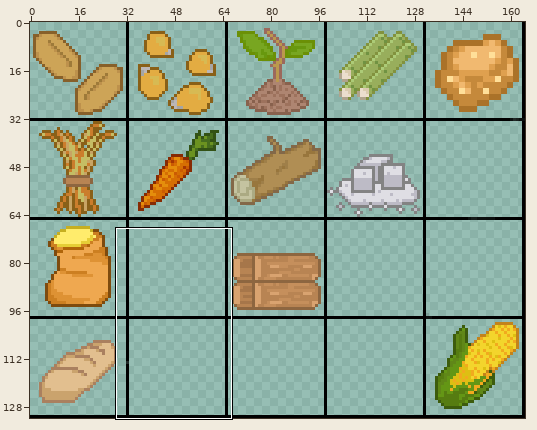
Two versions of one sprite sheet, BaseBuilder/Content/materials.png. The picture above shows the old version from afar; the outline marks the close-up.
Close-up. As it was:
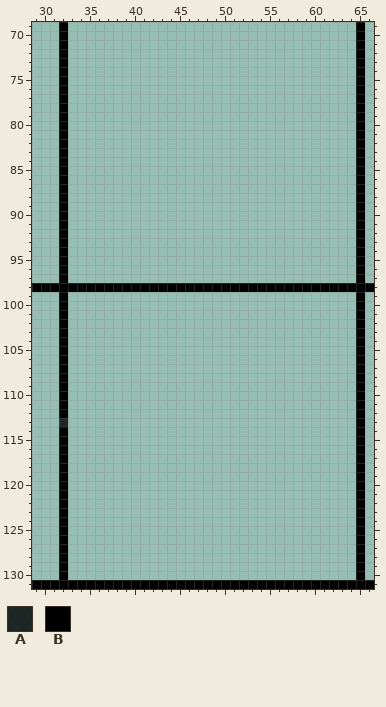
The file is 165x132 pixels. Pixels under 10% opacity are left out. Colours within 5 levels of each other are drawn and written as one. Shown: x 29..66, y 69..131.
Palette (. is transparent): A #000000c9  B #000000
Pixels before, first column x 29:
 69 ...B................................B.
 70 ...B................................B.
 71 ...B................................B.
 72 ...B................................B.
 73 ...B................................B.
 74 ...B................................B.
 75 ...B................................B.
 76 ...B................................B.
 77 ...B................................B.
 78 ...B................................B.
 79 ...B................................B.
 80 ...B................................B.
 81 ...B................................B.
 82 ...B................................B.
 83 ...B................................B.
 84 ...B................................B.
 85 ...B................................B.
 86 ...B................................B.
 87 ...B................................B.
 88 ...B................................B.
 89 ...B................................B.
 90 ...B................................B.
 91 ...B................................B.
 92 ...B................................B.
 93 ...B................................B.
 94 ...B................................B.
 95 ...B................................B.
 96 ...B................................B.
 97 ...B................................B.
 98 BBBBBBBBBBBBBBBBBBBBBBBBBBBBBBBBBBBBBB
 99 ...B................................B.
100 ...B................................B.
101 ...B................................B.
102 ...B................................B.
103 ...B................................B.
104 ...B................................B.
105 ...B................................B.
106 ...B................................B.
107 ...B................................B.
108 ...B................................B.
109 ...B................................B.
110 ...B................................B.
111 ...B................................B.
112 ...B................................B.
113 ...A................................B.
114 ...B................................B.
115 ...B................................B.
116 ...B................................B.
117 ...B................................B.
118 ...B................................B.
119 ...B................................B.
120 ...B................................B.
121 ...B................................B.
122 ...B................................B.
123 ...B................................B.
124 ...B................................B.
125 ...B................................B.
126 ...B................................B.
127 ...B................................B.
128 ...B................................B.
129 ...B................................B.
130 ...B................................B.
131 BBBBBBBBBBBBBBBBBBBBBBBBBBBBBBBBBBBBBB
New version:
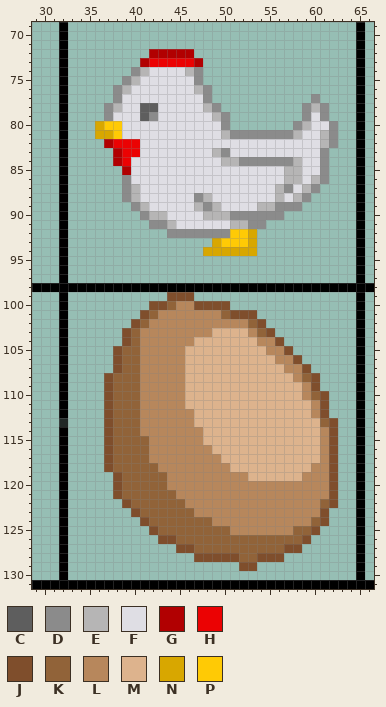
Colours new in this view: C #5e5e5e  D #8b8b8b  E #b6b5b5  F #dfdee4  G #b10001  H #eb0203  J #7f4e2c  K #916339  L #b7875c  M #ddb38d  N #d8a700  P #ffca05
Changes in this commit:
Changed rows in their new state; - is an unchanged pixel.
first column x 36:
 72 ------GGGGG----------------
 73 -----GHHHHHG---------------
 74 ----DEFFFFED---------------
 75 ---DEFFFFFFD---------------
 76 --DEFFFFFFFED--------------
 77 --DFFFFFFFFFD-----------D--
 78 -DEFFCCFFFFFED---------DED-
 79 -DFFFCDFFFFFFED--------DFD-
 80 NPPFFFFFFFFFFFD-------DEFFD
 81 NNPFFFFFFFFFFFEDDDDDDDEFFED
 82 -GHHHFFFFFFFFFFFFFFFFFFFFED
 83 --GHHFFFFFFFFEDFFFFFFFFFFD-
 84 --GHFFFFFFFFFFEEDDDDDDEFFD-
 85 ---GFFFFFFFFFFFFFFFFFEEFFD-
 86 ---DFFFFFFFFFFFFFFFFFEEFED-
 87 ---DEFFFFFFFFFFFFFFFEDFED--
 88 ---DEFFFFFFDEFFFFFFFEFED---
 89 ----DEFFFFFEDEFFFFEEDDD----
 90 -----DEEFFFFEEEDDDDDD------
 91 ------DDEFFFFFFEEDD--------
 92 --------DDDDDDDPPN---------
 93 -------------NPPPN---------
 94 ------------NNNNNN---------
first column x 37:
 99 -------JJJ----------------
100 -----JJKLLJJJJ------------
101 ----JKLLLLLLLKJJJ---------
102 ---JKLLLLLLLLLLLKJ--------
103 --JKLLLLLLLLMMMMLKJ-------
104 --JKLLLLLLMMMMMMMLLJ------
105 -JKKLLLLLMMMMMMMMMLLJ-----
106 -JKKLLLLLMMMMMMMMMMLLJ----
107 -JKKLLLLLMMMMMMMMMMMLLJ---
108 JKKKLLLLLMMMMMMMMMMMMLKJ--
109 JKKKLLLLLMMMMMMMMMMMMMLJ--
110 JKKKLLLLLMMMMMMMMMMMMMLKJ-
111 JKKKLLLLLMMMMMMMMMMMMMMLJ-
112 JKKKLLLLLLMMMMMMMMMMMMMLJ-
113 JKKKLLLLLLMMMMMMMMMMMMMMKJ
114 JKKKLLLLLLLMMMMMMMMMMMMMLJ
115 JKKKKLLLLLLMMMMMMMMMMMMMLJ
116 JKKKKLLLLLLLMMMMMMMMMMMMLJ
117 JKKKKLLLLLLLLMMMMMMMMMMMLJ
118 JKKKKKLLLLLLLLMMMMMMMMMLLJ
119 -JKKKKKLLLLLLLLLMMMMMMLLLJ
120 -JKKKKKLLLLLLLLLLLLLLLLLLJ
121 -JKKKKKKLLLLLLLLLLLLLLLLLJ
122 --JKKKKKKLLLLLLLLLLLLLLLKJ
123 ---JKKKKKKLLLLLLLLLLLLLLJ-
124 ----JKKKKKKKLLLLLLLLLLLKJ-
125 -----JKKKKKKKKLLLLLLLKKJ--
126 ------JJKKKKKKKKKKKKKKJ---
127 --------JJKKKKKKKKKKJJ----
128 ----------JJJJJKKJJJ------
129 ---------------JJ---------
Changed places in both close-ups, as pixel boxes (x1, y1, x2, y2):
added: (95, 49, 338, 256)
added: (104, 292, 338, 571)
